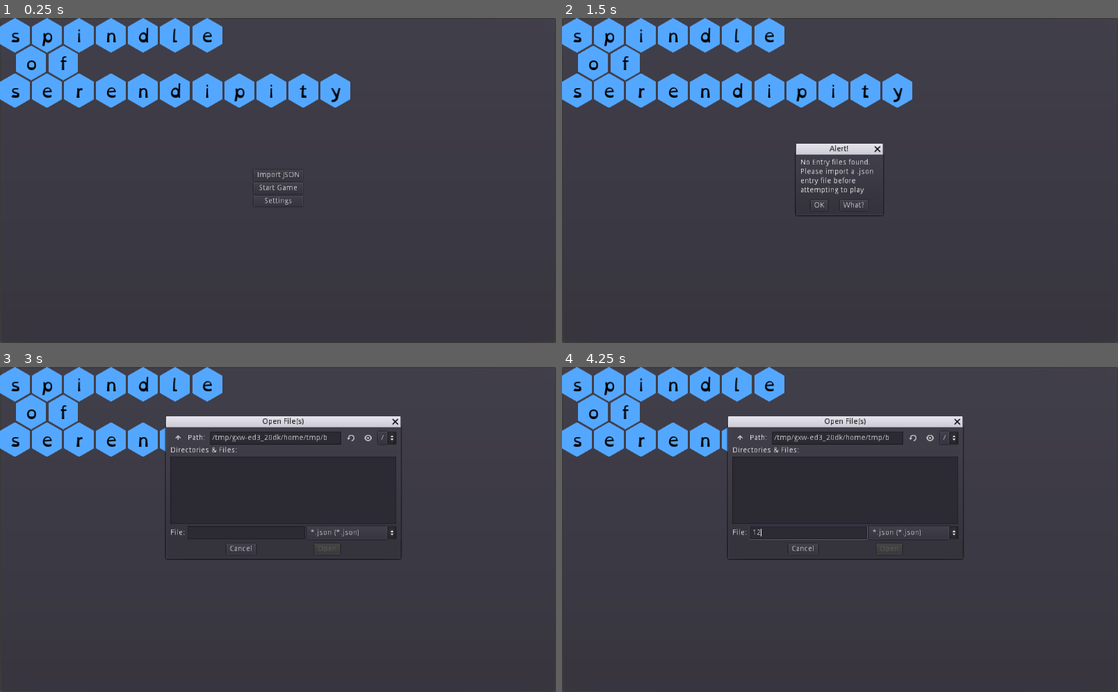
Above: before the commit, frames 1-4 (two rows, left to right).
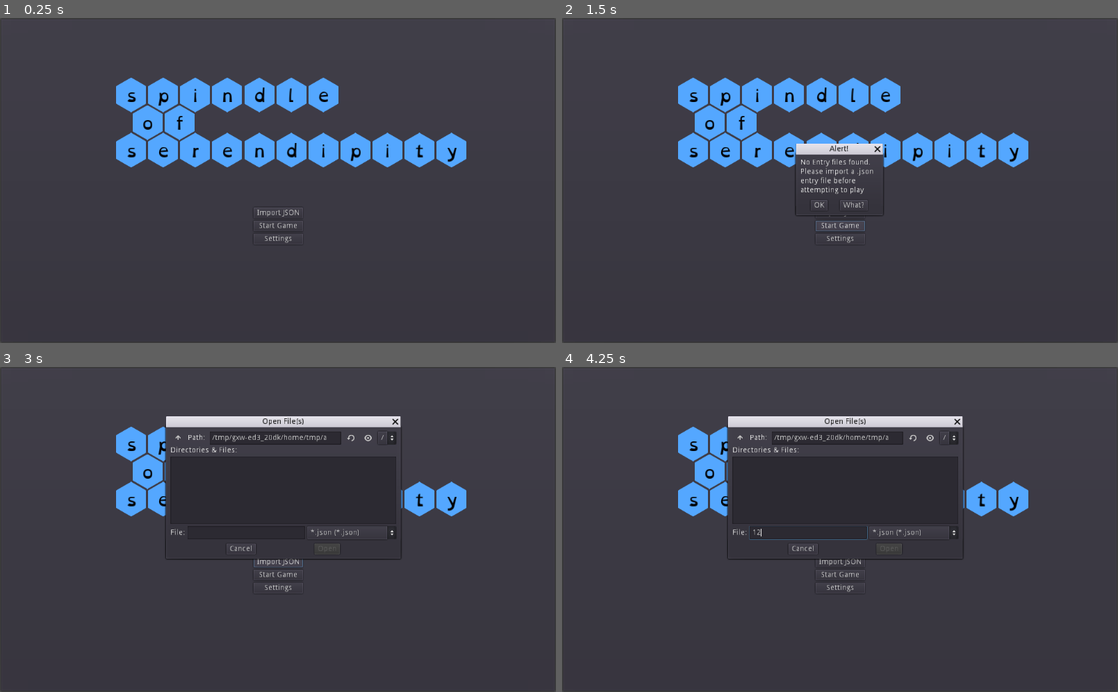
Above: after the commit, the same moments.

Repository: zacryol/spindle-of-serendipity
Game: Godot game, scene res://game/menus/MainMenu.tscn
Same seed, same stepped clock (60 frames per second), same inputs: the game is played once before the commit and once after it.
Inputs (mouse positions are in pixels of both pictures, inside the frame that each line leads up to):
- Up to frame 1 (0.25 s): no input
- Up to frame 2 (1.5 s): click "Start Game" at 0.5 s; click "Start Game" at 1.25 s
- Up to frame 3 (3 s): click "OK" at 2 s; click "Import JSON" at 2.75 s
- Up to frame 4 (4.25 s): click (806, 532) at 3.52 s; type "12" at 3.6 s

The runs differ from the first frame. In frame 1, 14% of the frame differs, in the area x 0-84%, y 0-70%; in frame 2, 13%; in frame 3, 8.3%; in frame 4, 8.3%.

Commit message:
Adjusted positioning

Diff:
--- a/game/menus/MainMenu.tscn
+++ b/game/menus/MainMenu.tscn
@@ -21,14 +21,15 @@
 
 [node name="VBoxContainer" type="VBoxContainer" parent="."]
 anchor_left = 0.5
-anchor_top = 0.5
+anchor_top = 1.0
 anchor_right = 0.5
-anchor_bottom = 0.5
+anchor_bottom = 1.0
 margin_left = -45.5
-margin_top = -20.0
+margin_top = -250.0
 margin_right = 45.5
-margin_bottom = 20.0
-__meta__ = {
+margin_bottom = -182.0
+__meta__ = {
+"_edit_group_": true,
 "_edit_use_anchors_": false
 }
 
@@ -72,9 +73,12 @@
 dialog_autowrap = true
 
 [node name="Title" type="Control" parent="."]
-margin_right = 40.0
-margin_bottom = 40.0
-__meta__ = {
+margin_left = 214.129
+margin_top = 109.614
+margin_right = 254.129
+margin_bottom = 149.614
+__meta__ = {
+"_edit_group_": true,
 "_edit_use_anchors_": false
 }
 
